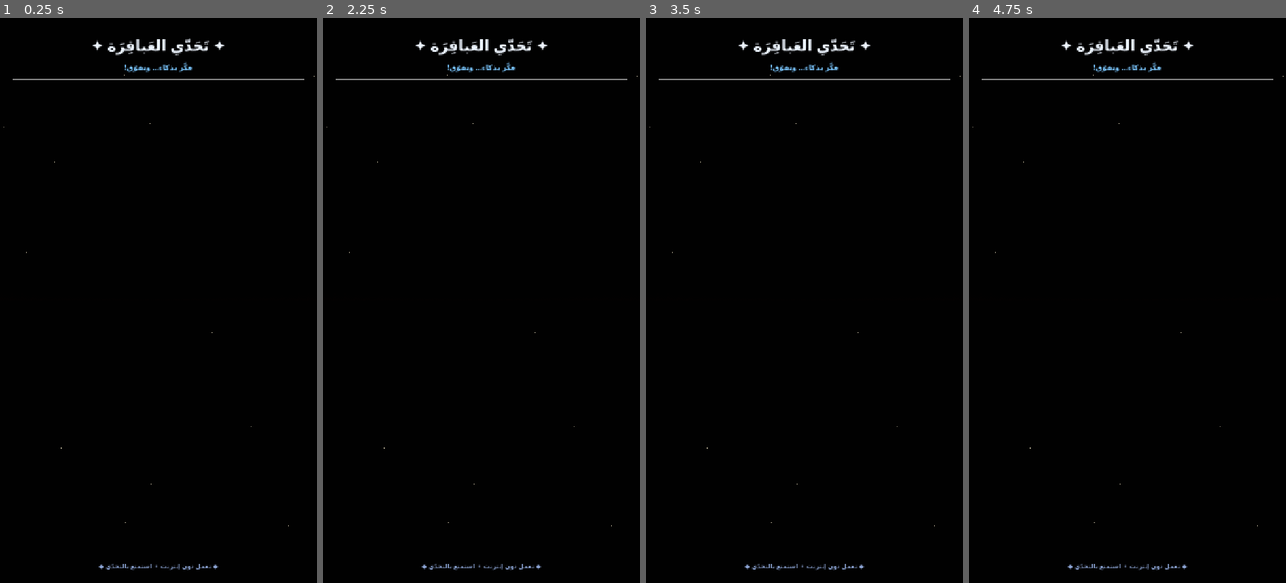
Above: before the commit, frames 1-4 (left to right).
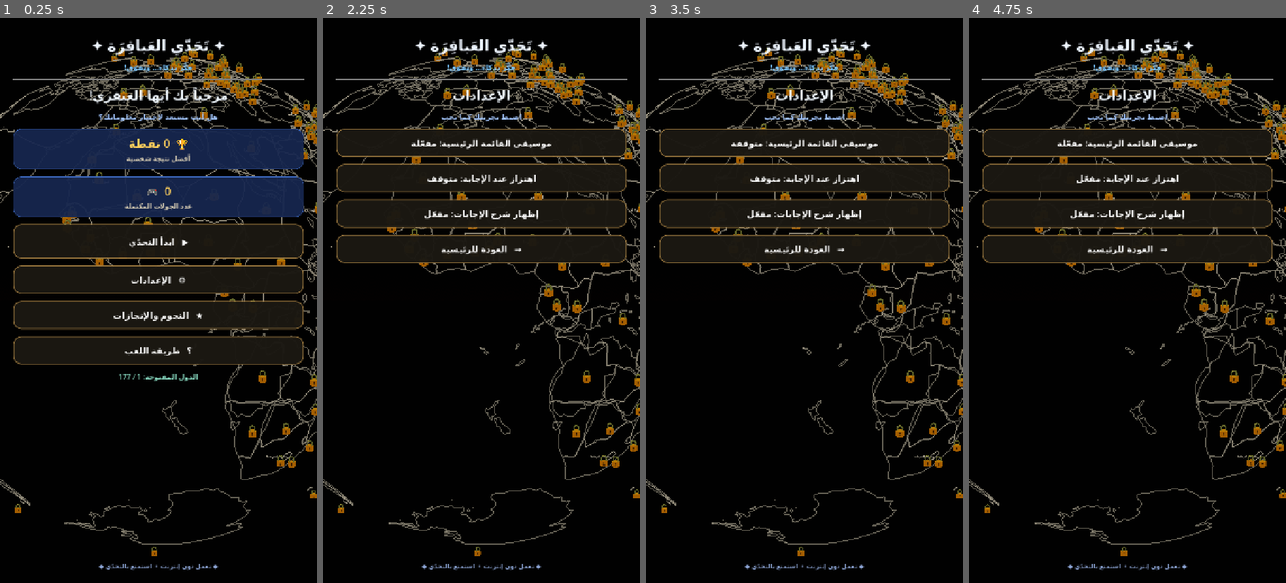
Above: after the commit, the same moments.

Repository: mahdialloui01-art/challenge-
Game: Godot game, scene res://scenes/main.tscn
Same seed, same stepped clock (60 frames per second), same inputs: the game is played once before the commit and once after it.
Inputs (mouse positions are in pixels of both pictures, inside the frame that each line leads up to):
- Up to frame 1 (0.25 s): no input
- Up to frame 2 (2.25 s): click (481, 244) at 0.5 s, where only the run after the commit has a clickable "▶ ابدأ التحدّي"; click (481, 549) at 1.25 s, where only the run after the commit has a clickable "⌂ الرئيسية"; click (481, 277) at 2 s, where only the run after the commit has a clickable "⚙ الإعدادات"
- Up to frame 3 (3.5 s): click (804, 142) at 2.75 s, where only the run after the commit has a clickable "موسيقى القائمة الرئيسية: مفعّ…"
- Up to frame 4 (4.75 s): click (1127, 142) at 3.5 s, where only the run after the commit has a clickable "موسيقى القائمة الرئيسية: متوق…"; click (1127, 176) at 4.25 s, where only the run after the commit has a clickable "اهتزاز عند الإجابة: متوقف"

The runs differ from the first frame. In frame 1, 39% of the frame differs, in the area x 0-100%, y 5-96%; in frame 2, 25%; in frame 3, 25%; in frame 4, 25%.
Error before the commit: Parse Error: Value of type "ShaderMaterial" cannot be assigned to a variable of type "StandardMaterial3D". (res://scripts/world_globe.gd:195)

Commit message:
Correct pole UV implementation and regional shader typing

Diff:
--- a/scripts/world_globe.gd
+++ b/scripts/world_globe.gd
@@ -30,7 +30,7 @@
 var target_zoom_distance := 7.6
 var globe_mesh: MeshInstance3D
 var detail_patch: MeshInstance3D
-var detail_material: StandardMaterial3D
+var detail_material: ShaderMaterial
 var cloud_layer: MeshInstance3D
 var country_labels: Array[Label3D] = []
 var city_labels: Array[Label3D] = []
@@ -159,7 +159,7 @@
             var vertex := _geo_to_sphere(longitude, latitude, GLOBE_RADIUS * 1.004)
             vertices.append(vertex)
             normals.append(vertex.normalized())
-            # All longitude samples converge at each pole; use one UV there to prevent radial texture streaks.\n            var pole_u := 0.5 if y == 0 or y == latitude_segments else u\n            uvs.append(Vector2(pole_u, v))
+            uvs.append(Vector2(u, v))
     for y in range(LAT_SEGMENTS):
         for x in range(LON_SEGMENTS):
             var a := y * (LON_SEGMENTS + 1) + x
@@ -494,7 +494,7 @@
             var vertex := _geo_to_sphere(longitude, latitude, radius)
             vertices.append(vertex)
             normals.append(vertex.normalized())
-            uvs.append(Vector2(u, v))
+            # Collapse pole UVs to one meridian sample to prevent polar starburst artifacts.\n            var pole_u := 0.5 if y == 0 or y == latitude_segments else u\n            uvs.append(Vector2(pole_u, v))
     for y in range(latitude_segments):
         for x in range(longitude_segments):
             var a := y * (longitude_segments + 1) + x
